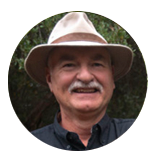
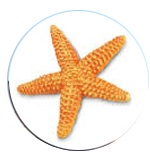
Before/after of a 150×159 layered artwork. What changed in the layer stack:
added layer "Layer 6" above "Layer 5" over [9, 11, 148, 150]
added layer "Layer 5" above "Layer 4" over [8, 10, 149, 151]
added layer "Layer 4" above "Layer 3" over [9, 12, 144, 151]
added layer "Layer 3" above "Layer 2" over [7, 12, 145, 150]
hid "Layer 2" over [8, 12, 147, 151]
hid "Layer 0" over [8, 11, 148, 151]
